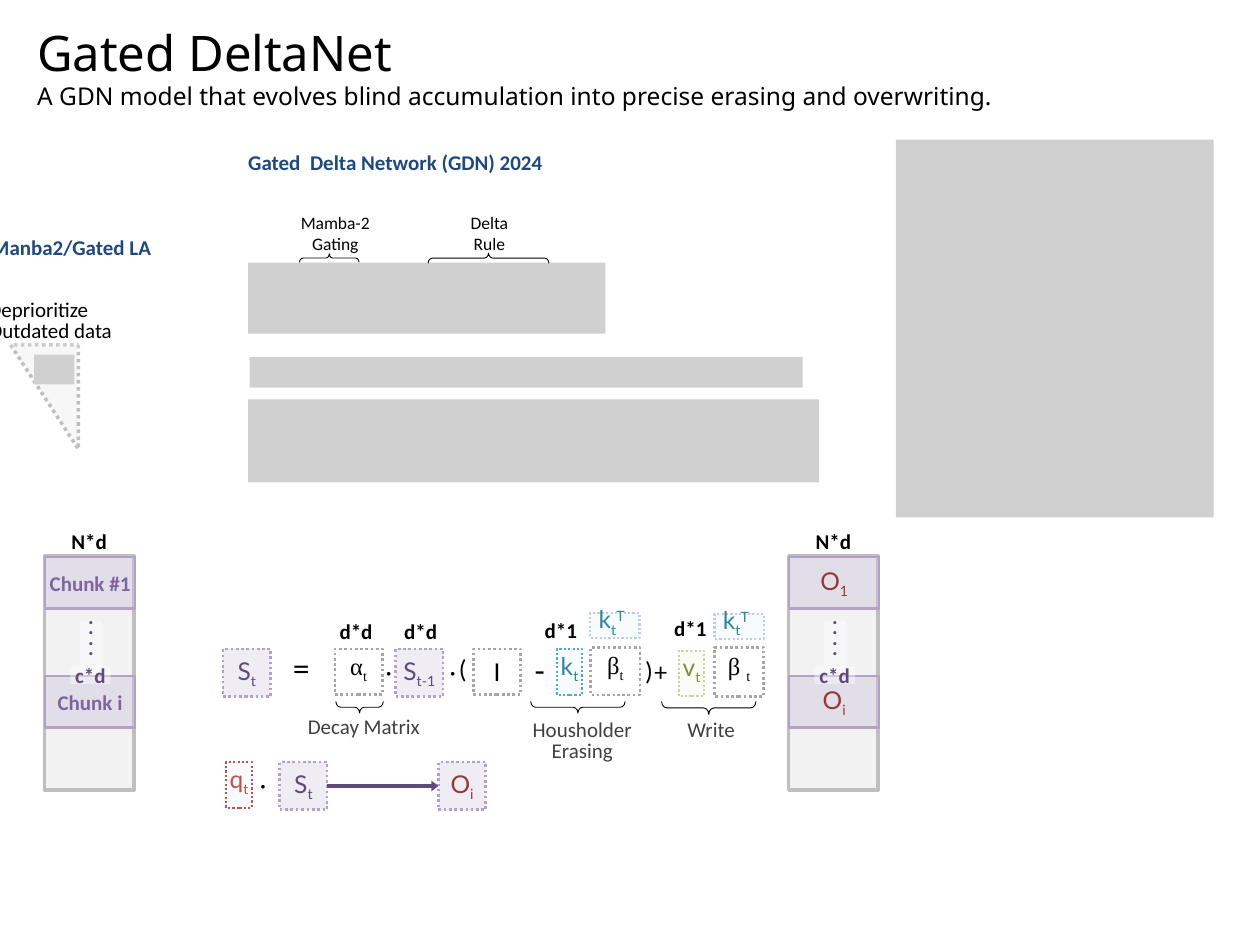
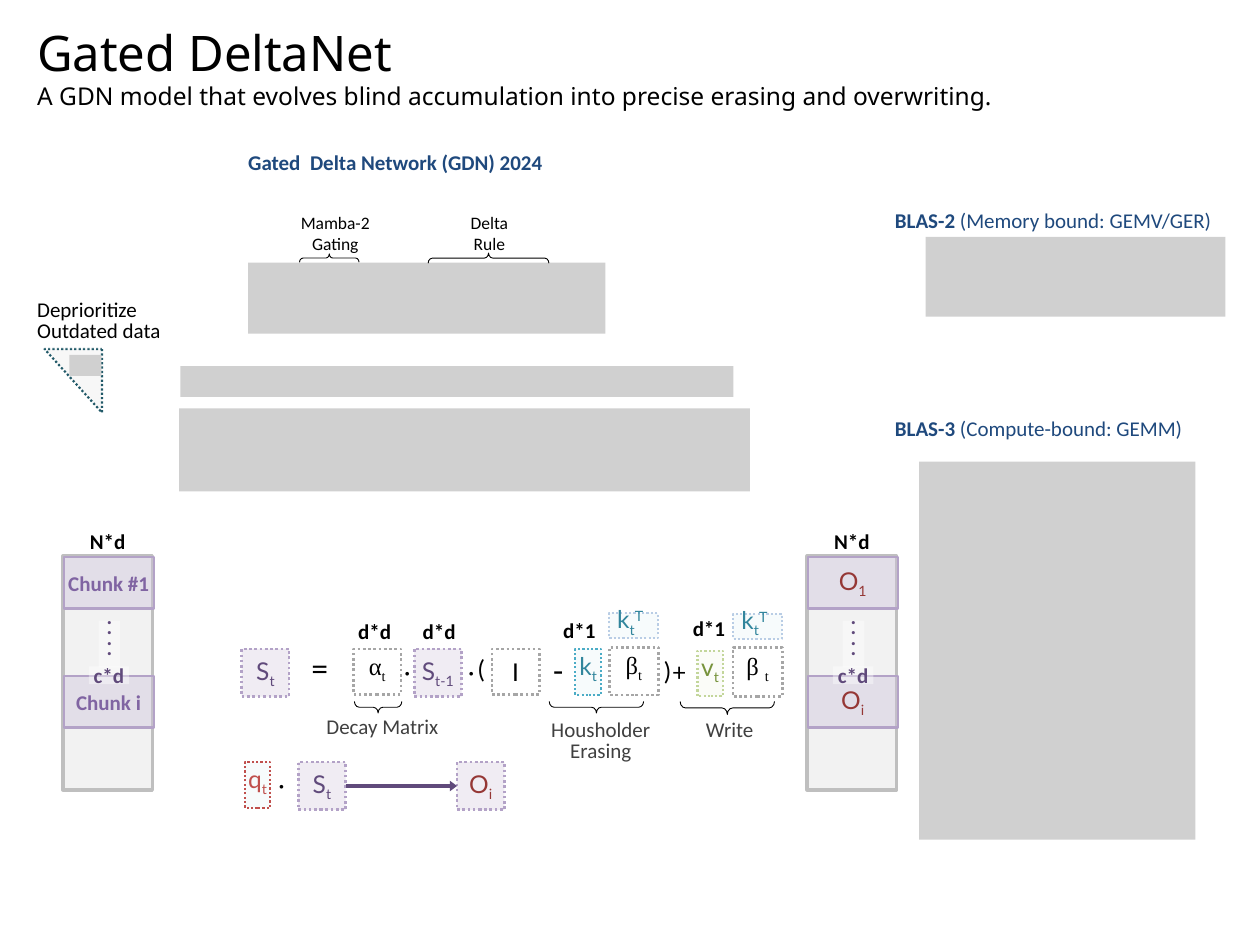
Before and after one commit to navibator/crazy-ai, a slide deck: slide 5 of temp.pptx. Drawn at 1260x945 pixels with LibreOffice and Linux fonts; fonts in the diff are those of the drawing; grey boxes stand for pictures. Boxes give left, top, right and bottom in pixels: in the first picture for what was removed or moved away, otherwise in the second. Text is boxed around its words. In the diff, an @@ line names an element or a change of style, - is before the commit and + after.

Commit message:
wy

```diff
--- a/temp.pptx
+++ b/temp.pptx
@@ picture removed at (896,140,1213,518) @@
@@ text added at (895,213,1211,232), 12 pt, text #1F497D @@
+BLAS-2 (Memory bound: GEMV/GER)
@@ picture added at (926,237,1226,316) @@
@@ text removed at (0,240,151,256) @@
-Manba2/Gated LA
@@ text "Deprioritize" rewrapped from (0,302,112,344) to (37,302,161,338) @@
@@ picture removed at (34,354,74,384) @@
@@ right triangle: place and size @@
-right triangle at (10,345,78,450)
+right triangle at (44,349,102,412)
@@ right triangle at (44,349,102,412): outline #BFBFBF 2 pt dashed to #215968 1.25 pt dashed @@
@@ picture added at (69,355,101,377) @@
@@ picture: place and size @@
-picture at (249,357,803,387)
+picture at (180,367,733,397)
@@ picture: place and size @@
-picture at (248,399,819,483)
+picture at (179,408,750,491)
@@ text added at (895,421,1182,440), 12 pt, text #1F497D @@
+BLAS-3 (Compute-bound: GEMM)
@@ picture added at (919,461,1194,839) @@
@@ 19 rectangles, 18 texts, 3 left braces: place and size @@
-19 rectangles, 18 texts, 3 left braces at (44,534,879,810)
+19 rectangles, 18 texts, 3 left braces at (63,534,898,810)
@@ 2 rectangles, 1 text, 1 arrow: place and size @@
-2 rectangles, 1 text, 1 arrow at (227,624,522,808)
+2 rectangles, 1 text, 1 arrow at (244,624,539,808)
```
Also in this commit, not shown: 4 other slides changed, 2 slides added.
